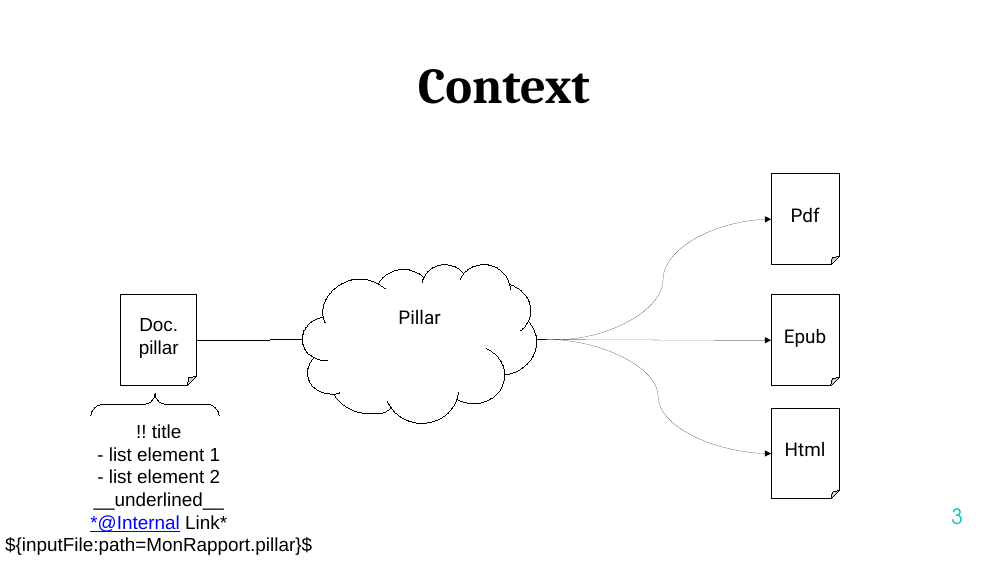
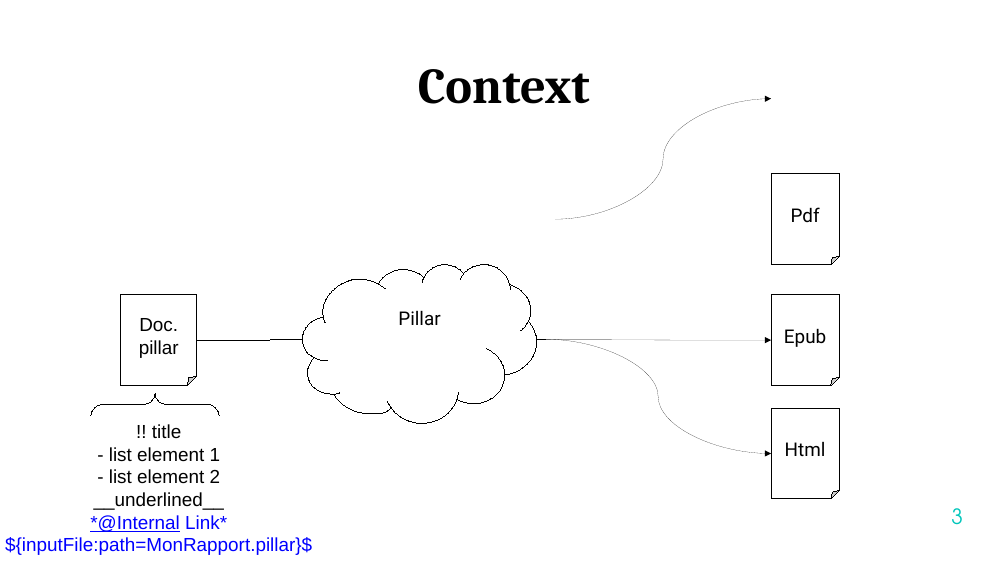
Before and after one commit to samakhov/asbath.github.io, a slide deck: slide 3 of PRESENTATION-INTERNSHIP.pptx. Drawn at 1008x567 pixels with LibreOffice and Linux fonts; fonts in the diff are those of the drawing; background and template pictures are left out. Boxes give left, top, right and bottom in pixels: in the first picture for what was removed or moved away, otherwise in the second. Text is boxed around its words. In the diff, an @@ line names an element or a change of style, - is before the commit and + after.

```diff
--- a/PRESENTATION-INTERNSHIP.pptx
+++ b/PRESENTATION-INTERNSHIP.pptx
@@ curved arrow moved from (555, 340) - (771, 219) to (555, 219) - (771, 99) @@
@@ text at bbox=[5, 515, 312, 555]: text colour #000000 to #0000FF in "Link*", "${inputFile:path=MonRapport.pillar}$" @@
```
Also in this commit, not shown: 9 other slides changed, 1 slide added, 33 other files.
